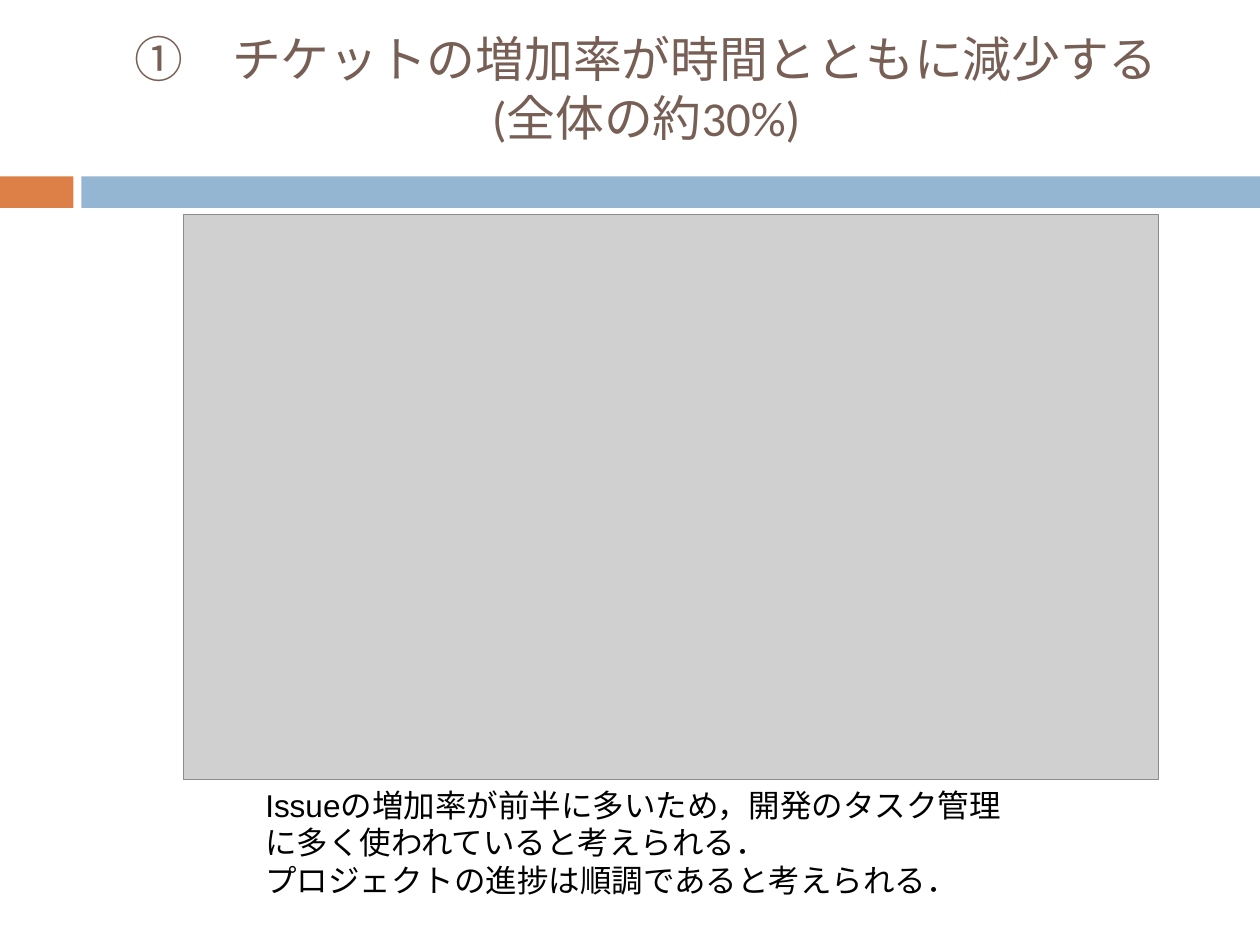
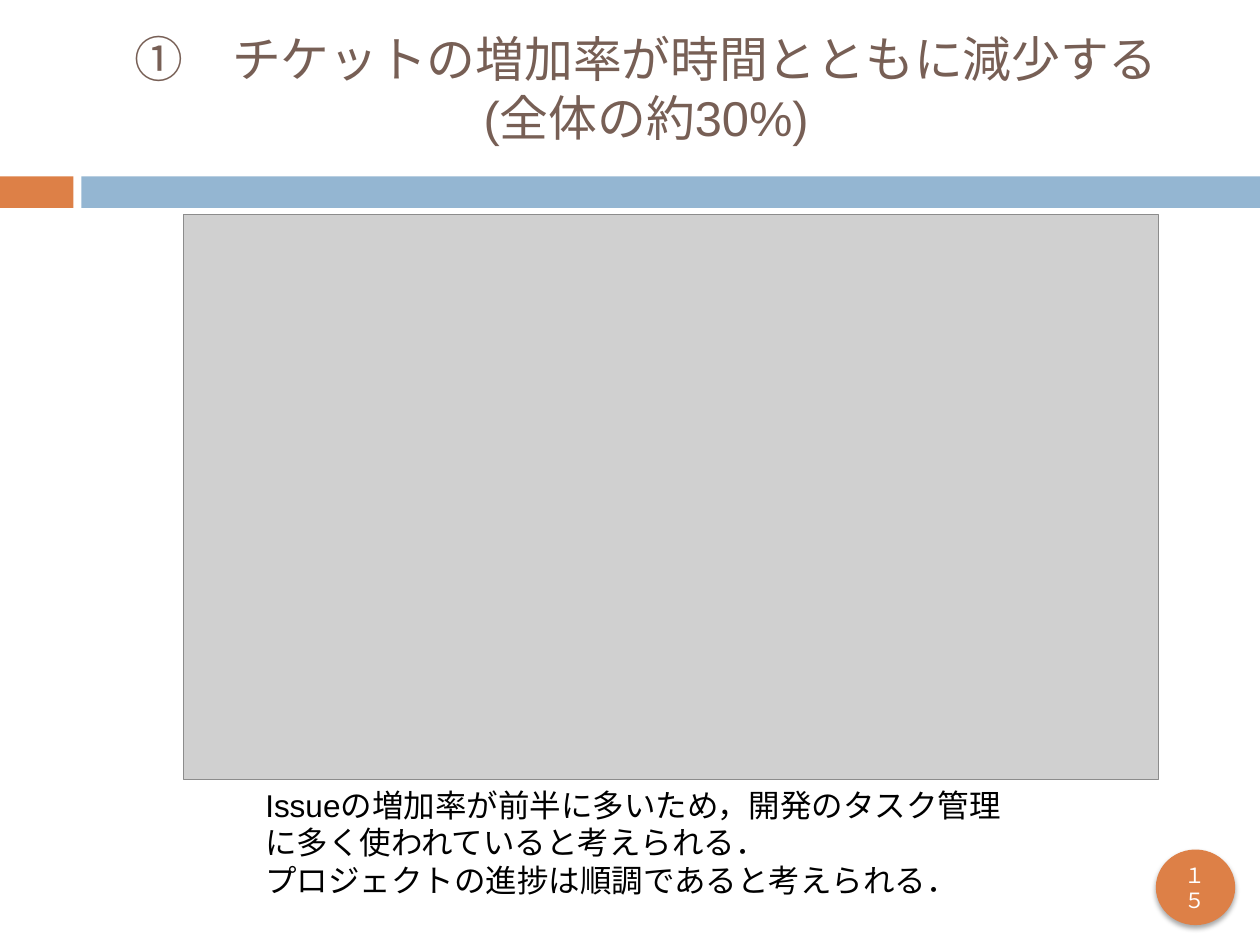
Before and after one commit to keimatsui/kadai, a slide deck: slide 17 of 卒業論文/2012/久保孝樹/最終発表/最終発表.pptx. Drawn at 1260x945 pixels with LibreOffice and Linux fonts; fonts in the diff are those of the drawing; grey boxes stand for pictures. Boxes give left, top, right and bottom in pixels: in the first picture for what was removed or moved away, otherwise in the second. Text is boxed around its words. In the diff, an @@ line names an element or a change of style, - is before the commit and + after.

```diff
--- a/卒業論文/2012/久保孝樹/最終発表/最終発表.pptx
+++ b/卒業論文/2012/久保孝樹/最終発表/最終発表.pptx
@@ title "① チケットの増加率が時間とともに減少する (全体の約30%)" at (135, 35, 1158, 145): font Calibri to Arial @@
@@ ellipse added at (1155, 849, 1235, 925), fill #DD8047, 12 pt, text #FFFFFF @@
+１５
```
Also in this commit, not shown: 20 other slides changed.
